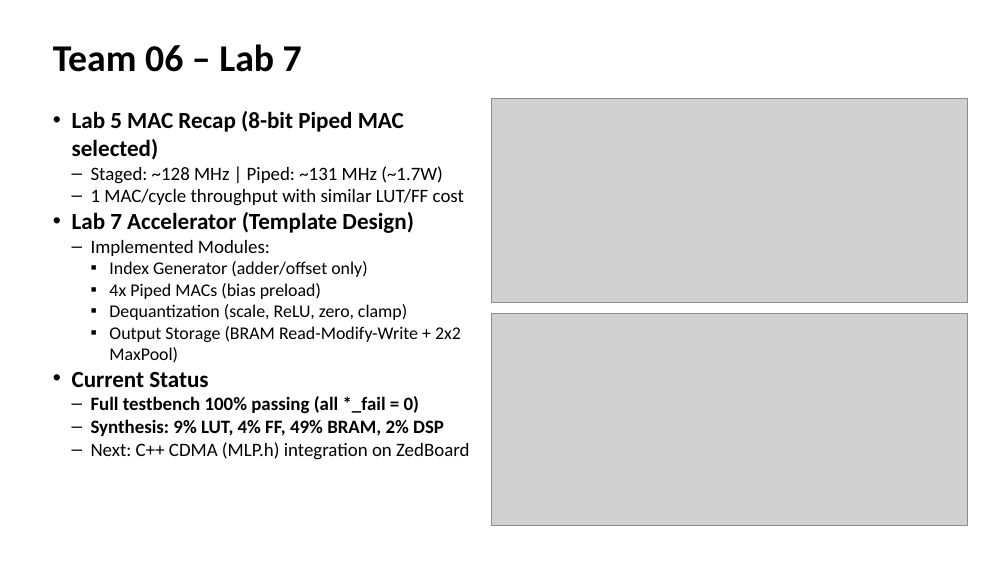
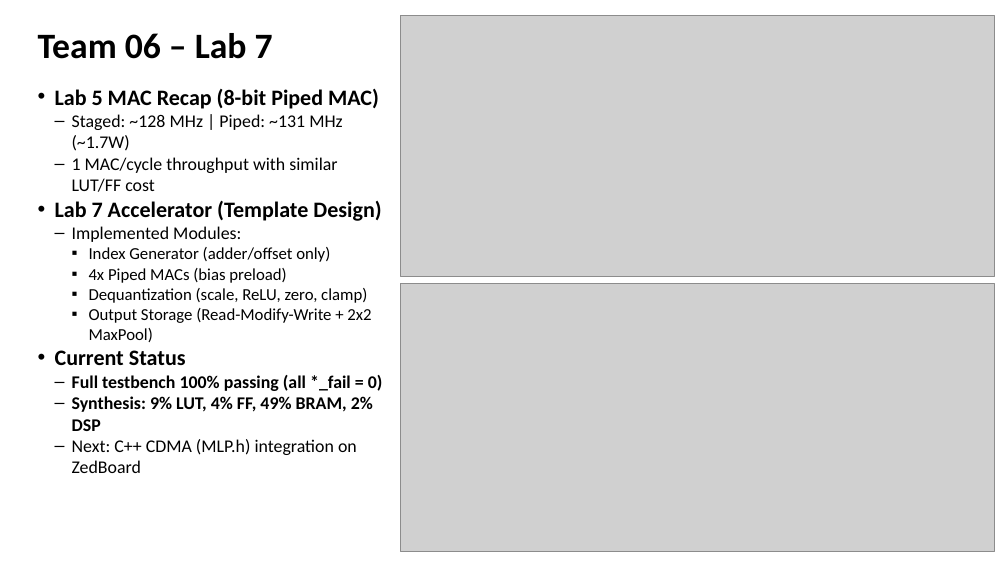
Before and after one commit to devjwk/cpre487lab1-7, a slide deck: slide 2 of Team06_Lab6_7_Demo.pptx. Drawn at 1008x567 pixels with LibreOffice and Linux fonts; fonts in the diff are those of the drawing; grey boxes stand for pictures. Boxes give left, top, right and bottom in pixels: in the first picture for what was removed or moved away, otherwise in the second. Text is boxed around its words. In the diff, an @@ line names an element or a change of style, - is before the commit and + after.

Commit message:
Maximize image sizes on Slide 1 and Slide 2 with side-by-side synthesis layout

```diff
--- a/Team06_Lab6_7_Demo.pptx
+++ b/Team06_Lab6_7_Demo.pptx
@@ text "Team 06 – Lab 7": place and size @@
-text "Team 06 – Lab 7" at (53,44,302,72)
+text "Team 06 – Lab 7" at (38,33,273,59)
@@ text "Team 06 – Lab 7" at (38,33,273,59): size 36 to 34 pt @@
@@ picture: place and size @@
-picture at (492,98,968,302)
+picture at (401,15,994,276)
@@ text "Lab 5 MAC Recap (8-bit ...": place and size @@
-text "Lab 5 MAC Recap (8-bit ..." at (72,111,469,460)
+text "Lab 5 MAC Recap (8-bit ..." at (55,89,383,473)
@@ text at (55,89,379,109): text changed; size 22 to 21 pt @@
-• Lab 5 MAC Recap (8-bit Piped MAC selected)
+• Lab 5 MAC Recap (8-bit Piped MAC)
@@ text at (55,114,383,473): size 18 to 17 pt in "Staged: ~128 MHz | Piped: ~131 MHz ...", "1 MAC/cycle throughput with similar LUT/FF cost", "Implemented Modules:", "Full testbench 100% passing (all *_fail = ..." and 2 more places; size 22 to 21 pt in "Lab 7 Accelerator (Template Design)", "Current Status"; size 17 to 16 pt in "Index Generator (adder/offset only)", "4x Piped MACs (bias preload)", "Dequantization (scale, ReLU, zero, clamp)"; indent changed @@
@@ picture: place and size @@
-picture at (492,314,968,526)
+picture at (401,284,994,552)
@@ text at (89,308,371,342): text changed; size 17 to 16 pt @@
-    ▪ Output Storage (BRAM Read-Modify-Write + 2x2 MaxPool)
+    ▪ Output Storage (Read-Modify-Write + 2x2 MaxPool)
```
Also in this commit, not shown: 1 other slide changed, 6 other files.
